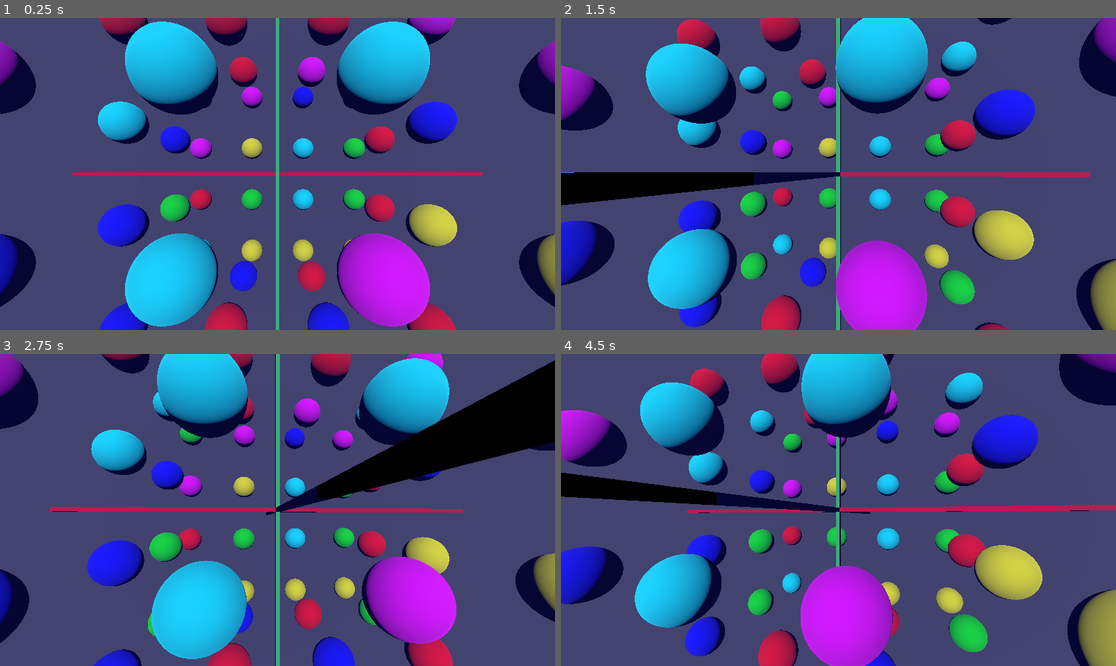
Above: before the commit, frames 1-4 (two rows, left to right).
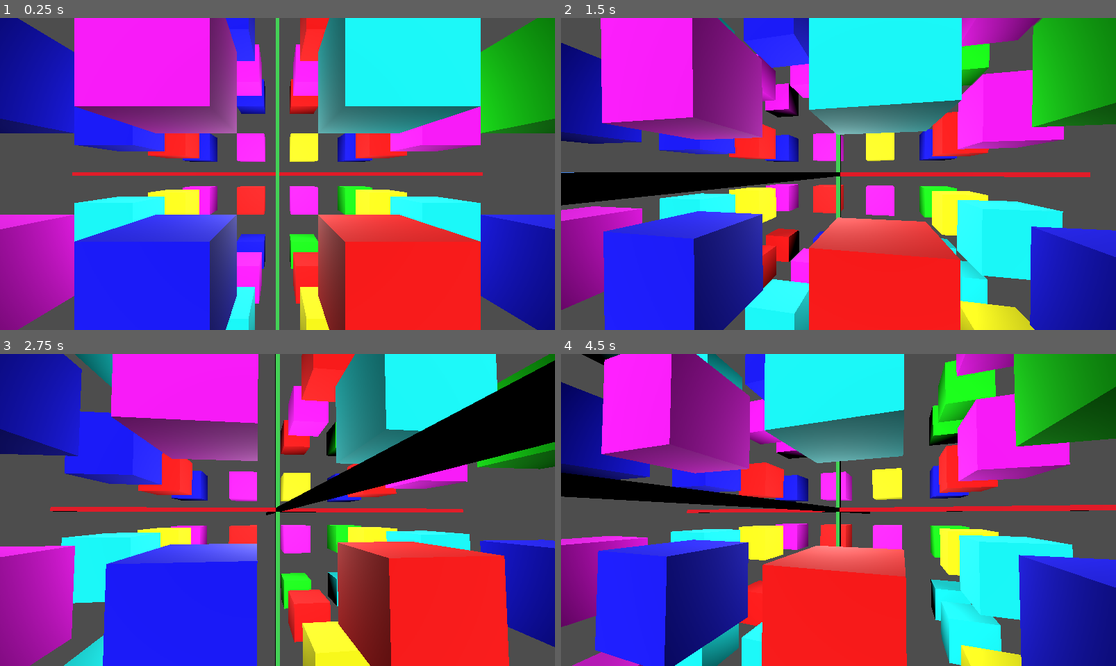
Above: after the commit, the same moments.

Repository: tremerin/cube_godot
Game: Godot game, scene res://levels/cube/cube.tscn
Two runs of this game, one before a commit and one after it. Both use one fixed random seed, a clock stepped at 60 frames per second and the inputs below. This scene is started directly instead of the project's main scene.
Inputs (mouse positions are in pixels of both pictures, inside the frame that each line leads up to):
- Up to frame 1 (0.25 s): no input
- Up to frame 2 (1.5 s): tap Enter (ui_accept) at 0.5, 1.35 s; move the mouse to (866, 174) at 0.52 s; hold Enter (ui_accept) 0.53-1.28 s; hold Page Up (ui_page_up) from 0.53 s (still down); move the mouse to (810, 174) at 1.27 s
- Up to frame 3 (2.75 s): keep holding Page Up (ui_page_up); tap Enter (ui_accept) at 1.52, 1.82, 2 s; move the mouse to (288, 503) at 2.02 s; hold Enter (ui_accept) from 2.03 s (still down)
- Up to frame 4 (4.5 s): keep holding Page Up (ui_page_up); move the mouse to (832, 516) at 2.77 s; release Enter (ui_accept) at 2.78 s; tap Enter (ui_accept) at 2.85, 3.02, 3.32, 3.5, 4.35 s; move the mouse to (877, 513) at 3.52 s; hold Enter (ui_accept) 3.53-4.28 s; move the mouse to (794, 506) at 4.27 s

The runs differ from the first frame. In frame 1, 99% of the frame differs, in the area x 0-100%, y 0-100%; in frame 2, 97%; in frame 3, 93%; in frame 4, 98%.
Error after the commit: Cannot call method 'get_overlapping_bodies' on a null value. (res://levels/cube/cube.gd:374)

Commit message:
make line

Diff:
--- a/Cube/components/camera_pivot.tscn
+++ b/Cube/components/camera_pivot.tscn
@@ -8,5 +8,5 @@
 [node name="Camera3D" type="Camera3D" parent="." unique_id=841277057]
 
 [node name="RayCast3D" type="RayCast3D" parent="Camera3D" unique_id=1544768683]
-target_position = Vector3(0, 0, -5)
+target_position = Vector3(0, 0, -10)
 collision_mask = 2
--- a/Cube/components/piece.gd
+++ b/Cube/components/piece.gd
@@ -1,6 +1,7 @@
 extends StaticBody3D
 
 var piece_type:int
+var material: StandardMaterial3D
 @onready var mesh_instance_3d: MeshInstance3D = $MeshInstance3D
 
 var colors = [
@@ -14,9 +15,17 @@
 
 func _ready() -> void:
 	randomize()
-	var random =  randi_range(0, 5)
+	material = StandardMaterial3D.new()
+	random_piece()
+	#var random =  randi_range(0, 5)
 	#print(random)
+	#piece_type = random
+	#material.albedo_color = colors[random]
+	#mesh_instance_3d.material_override = material
+
+
+func random_piece() -> void:
+	var random: int = randi_range(0, 5)
 	piece_type = random
-	var material = StandardMaterial3D.new()
 	material.albedo_color = colors[random]
 	mesh_instance_3d.material_override = material
--- a/Cube/components/piece.tscn
+++ b/Cube/components/piece.tscn
@@ -2,18 +2,16 @@
 
 [ext_resource type="Script" uid="uid://b4wi0jdg8h484" path="res://components/piece.gd" id="1_0ox6o"]
 
-[sub_resource type="SphereShape3D" id="SphereShape3D_dnv8r"]
-radius = 0.4069585
+[sub_resource type="BoxShape3D" id="BoxShape3D_0ox6o"]
 
-[sub_resource type="SphereMesh" id="SphereMesh_0ox6o"]
+[sub_resource type="BoxMesh" id="BoxMesh_0ox6o"]
 
 [node name="Piece" type="StaticBody3D" unique_id=1192698234]
 collision_layer = 2
 script = ExtResource("1_0ox6o")
 
 [node name="CollisionShape3D" type="CollisionShape3D" parent="." unique_id=227052251]
-shape = SubResource("SphereShape3D_dnv8r")
+shape = SubResource("BoxShape3D_0ox6o")
 
 [node name="MeshInstance3D" type="MeshInstance3D" parent="." unique_id=89564065]
-transform = Transform3D(0.805, 0, 0, 0, 0.8, 0, 0, 0, 0.8, 0, 0, 0)
-mesh = SubResource("SphereMesh_0ox6o")
+mesh = SubResource("BoxMesh_0ox6o")
--- a/Cube/levels/cube/cube.gd
+++ b/Cube/levels/cube/cube.gd
@@ -4,6 +4,7 @@
 @onready var rotators_y: Node3D = $RotatorsY
 @onready var rotators_z: Node3D = $RotatorsZ
 @onready var containers: Node3D = $Containers
+@onready var checkers: Node3D = $Checkers
 @onready var ray_cast_3d: RayCast3D = $CameraPivot/Camera3D/RayCast3D
 
 var line_length: int = 4
@@ -24,23 +25,23 @@
 	print("offset: ", offset)
 	_create_rotators(line_length)
 	_create_containers(line_length)
-	_cube_box(cube_size)
+	#_cube_box(cube_size)
 	_create_pieces()
-
-
-
-func _physics_process(delta: float) -> void:
+	_create_checkers()
+
+
+func _physics_process(_delta: float) -> void:
 	if can_move:
 		if ray_cast_3d.is_colliding():
 			_select_rotator(ray_cast_3d.get_collider().position)
 
 
 func _select_rotator(position: Vector3) ->void:
-	print("selected rotator: ", position, " ", _rotator_num(position.x), _rotator_num(position.y), _rotator_num(position.z))
-	selected_rotator_x = find_rotator_by_name(rotators_x, "rx" +  str(_rotator_num(position.x)))
-	selected_rotator_y = find_rotator_by_name(rotators_y, "ry" +  str(_rotator_num(position.y)))
-	selected_rotator_z = find_rotator_by_name(rotators_z, "rz" +  str(_rotator_num(position.z)))
-	print(selected_rotator_y)
+	#print("selected rotator: ", position, " ", _rotator_num(position.x), _rotator_num(position.y), _rotator_num(position.z))
+	selected_rotator_x = _find_rotator_by_name(rotators_x, "rx" +  str(_rotator_num(position.x)))
+	selected_rotator_y = _find_rotator_by_name(rotators_y, "ry" +  str(_rotator_num(position.y)))
+	selected_rotator_z = _find_rotator_by_name(rotators_z, "rz" +  str(_rotator_num(position.z)))
+	#print(selected_rotator_y)
 
 
 func _rotator_num(position: float) -> int:
@@ -53,11 +54,11 @@
 	return num
 
 
-func find_rotator_by_name(rotator: Node, name: String) -> Node:
+func _find_rotator_by_name(rotator: Node, name: String) -> Node:
 	if rotator.name == name:
 		return rotator
 	for child in rotator.get_children():
-		var result = find_rotator_by_name(child, name)
+		var result = _find_rotator_by_name(child, name)
 		if result:
 			return result
 	return null
@@ -80,7 +81,7 @@
 func _fill_rotator(rotator: Node3D, cubes: int, y: float) ->void:
 	var mesh_instance: MeshInstance3D
 	var box: BoxMesh
-	var offset: float = ((cubes * 2) - 1) / 2
+	#var offset: float = ((cubes * 2) - 1) / 2
 	#offset = 0
 	for cube_x in cubes:
 		for cube_z in cubes:
@@ -164,6 +165,74 @@
 					containers.add_child(area)
 
 
+func _create_checkers() -> void:
+	var area: Area3D
+	var collision: CollisionShape3D
+	var shape_x: BoxShape3D = BoxShape3D.new()
+	var shape_y: BoxShape3D = BoxShape3D.new()
+	var shape_z: BoxShape3D = BoxShape3D.new()
+
+	shape_x.size = Vector3(cube_size, container_size, container_size)
+	for y in line_length:
+		for z in line_length:
+			if (y == 0 or y == line_length -1) or (z == 0 or z == line_length -1):
+				area = Area3D.new()
+				area.position = Vector3(0, (y * container_size * 2) - offset, (z * container_size * 2) - offset)
+				area.collision_mask = 2
+				collision = CollisionShape3D.new()
+				collision.shape = shape_x
+				area.add_child(collision)
+				checkers.add_child(area)
+
+	shape_y.size = Vector3(container_size, cube_size, container_size)
+	for x in line_length:
+		for z in line_length:
+			if (x == 0 or x == line_length -1) or (z == 0 or z == line_length -1):
+				area = Area3D.new()
+				area.position = Vector3((x * container_size * 2) - offset, 0, (z * container_size * 2) - offset)
+				area.collision_mask = 2
+				collision = CollisionShape3D.new()
+				collision.shape = shape_y
+				area.add_child(collision)
+				checkers.add_child(area)
+
+	shape_z.size = Vector3(container_size, container_size, cube_size)
+	for y in line_length:
+		for x in line_length:
+			if (y == 0 or y == line_length -1) or (x == 0 or x == line_length -1):
+				area = Area3D.new()
+				area.position = Vector3((x * container_size * 2) - offset,  (y * container_size * 2) - offset, 0)
+				area.collision_mask = 2
+				collision = CollisionShape3D.new()
+				collision.shape = shape_z
+				area.add_child(collision)
+				checkers.add_child(area)
+
+
+func _check_line() -> void:
+	var type: int
+	var count: int
+	for checker:Area3D in checkers.get_children():
+		var pieces =  checker.get_overlapping_bodies()
+		type = pieces[0].piece_type
+		count = 0
+		for piece in pieces:
+			if piece.piece_type != type:
+				break
+			elif count == line_length -1:
+				print("line: ", checker.name)
+				print(piece.piece_type)
+				_makeline(checker)
+			count += 1
+
+
+func _makeline(checker: Area3D) -> void:
+	var pieces =  checker.get_overlapping_bodies()
+	for piece in pieces:
+		piece.random_piece()
+	pass
+
+
 func _rotate_node(node: Area3D, axis: Vector3, degrees: int) -> void:
 	_select_pieces(node)
 	var tween = create_tween()
@@ -202,24 +271,33 @@
 
 
 func _input(event: InputEvent) -> void:
-	if event.is_action_pressed("ui_accept") and can_move:
-		#can_move = false
-		#_rotate_node($RotatorsZ/rz3, Vector3.FORWARD, 90)
-		print(ray_cast_3d.position)
-	if event.is_action_pressed("ui_left") and can_move:
-		can_move = false
-		#_rotate_node($RotatorsY/ry3, Vector3.UP, 90)
-		_rotate_y(selected_rotator_y)
-	if event.is_action_pressed("ui_right") and can_move:
-		can_move = false
-		#_rotate_node($RotatorsX/rx3, Vector3.RIGHT, 90)
-		_rotate_y(selected_rotator_y, false)
-	if event.is_action_pressed("ui_up") and can_move:
-		can_move = false
-		_rotate_x(selected_rotator_x)
-	if event.is_action_pressed("ui_down") and can_move:
-		can_move = false
-		_rotate_x(selected_rotator_x, false)
+	if can_move:
+		if event.is_action_pressed("ui_accept"):
+			#can_move = false
+			#_rotate_node($RotatorsZ/rz3, Vector3.FORWARD, 90)
+			print(ray_cast_3d.position)
+		if event.is_action_pressed("ui_left"):
+			can_move = false
+			#_rotate_node($RotatorsY/ry3, Vector3.UP, 90)
+			_rotate_y(selected_rotator_y)
+		if event.is_action_pressed("ui_right"):
+			can_move = false
+			#_rotate_node($RotatorsX/rx3, Vector3.RIGHT, 90)
+			_rotate_y(selected_rotator_y, false)
+		if event.is_action_pressed("ui_up"):
+			can_move = false
+			_rotate_x(selected_rotator_x)
+		if event.is_action_pressed("ui_down"):
+			can_move = false
+			_rotate_x(selected_rotator_x, false)
+		if event.is_action_pressed("ui_page_up"):
+			can_move = false
+			_rotate_z(selected_rotator_z)
+		if event.is_action_pressed("ui_page_down"):
+			can_move = false
+			_rotate_z(selected_rotator_z, false)
+	else:
+		return
 
 func _rotate_y(rotator: Area3D, positive: bool = true, time: float = 0.2) -> void:
 	var distance: float = container_size * 2
@@ -252,7 +330,7 @@
 			elif body.position.z == -offset and body.position.x != -offset:
 				new_position = body.position + Vector3.LEFT * distance
 				tween.parallel().tween_property(body, "position", new_position, time)
-	tween.tween_callback(func(): can_move = true)
+	tween.tween_callback(func(): _end_movement())
 
 
 func _rotate_x(rotator: Area3D, positive: bool = true, time: float = 0.2) -> void:
@@ -286,7 +364,7 @@
 			elif body.position.z == offset and body.position.y != offset:
 				new_position = body.position + Vector3.UP * distance
 				tween.parallel().tween_property(body, "position", new_position, time)
-	tween.tween_callback(func(): can_move = true)
+	tween.tween_callback(func(): _end_movement())
 
 
 func _rotate_z(rotator: Area3D, positive: bool = true, time: float = 0.2) -> void:
@@ -320,4 +398,9 @@
 			elif body.position.x == offset and body.position.y != offset:
 				new_position = body.position + Vector3.UP * distance
 				tween.parallel().tween_property(body, "position", new_position, time)
-	tween.tween_callback(func(): can_move = true)
+	tween.tween_callback(func(): _end_movement())
+
+
+func _end_movement() -> void:
+	_check_line()
+	can_move = true
--- a/Cube/levels/cube/cube.tscn
+++ b/Cube/levels/cube/cube.tscn
@@ -6,9 +6,6 @@
 
 [node name="Cube" type="Node3D" unique_id=754365821]
 script = ExtResource("1_rth6s")
-
-[node name="DirectionalLight3D" type="DirectionalLight3D" parent="." unique_id=152291042]
-transform = Transform3D(1, 0, 0, 0, 0.92168045, 0.38794994, 0, -0.38794994, 0.92168045, 0, 5.361831, 5.8497186)
 
 [node name="Axis" parent="." unique_id=1736347153 instance=ExtResource("2_f4l7r")]
 visible = true
@@ -21,4 +18,12 @@
 
 [node name="Containers" type="Node3D" parent="." unique_id=1431829733]
 
+[node name="Checkers" type="Node3D" parent="." unique_id=1663973898]
+
 [node name="CameraPivot" parent="." unique_id=888366665 instance=ExtResource("3_l3fwx")]
+
+[node name="OmniLight3D" type="OmniLight3D" parent="." unique_id=576549207]
+light_energy = 6.481
+
+[node name="DirectionalLight3D" type="DirectionalLight3D" parent="." unique_id=152291042]
+transform = Transform3D(1, 0, 0, 0, 0.92168045, 0.38794994, 0, -0.38794994, 0.92168045, 0, 5.361831, 5.8497186)
